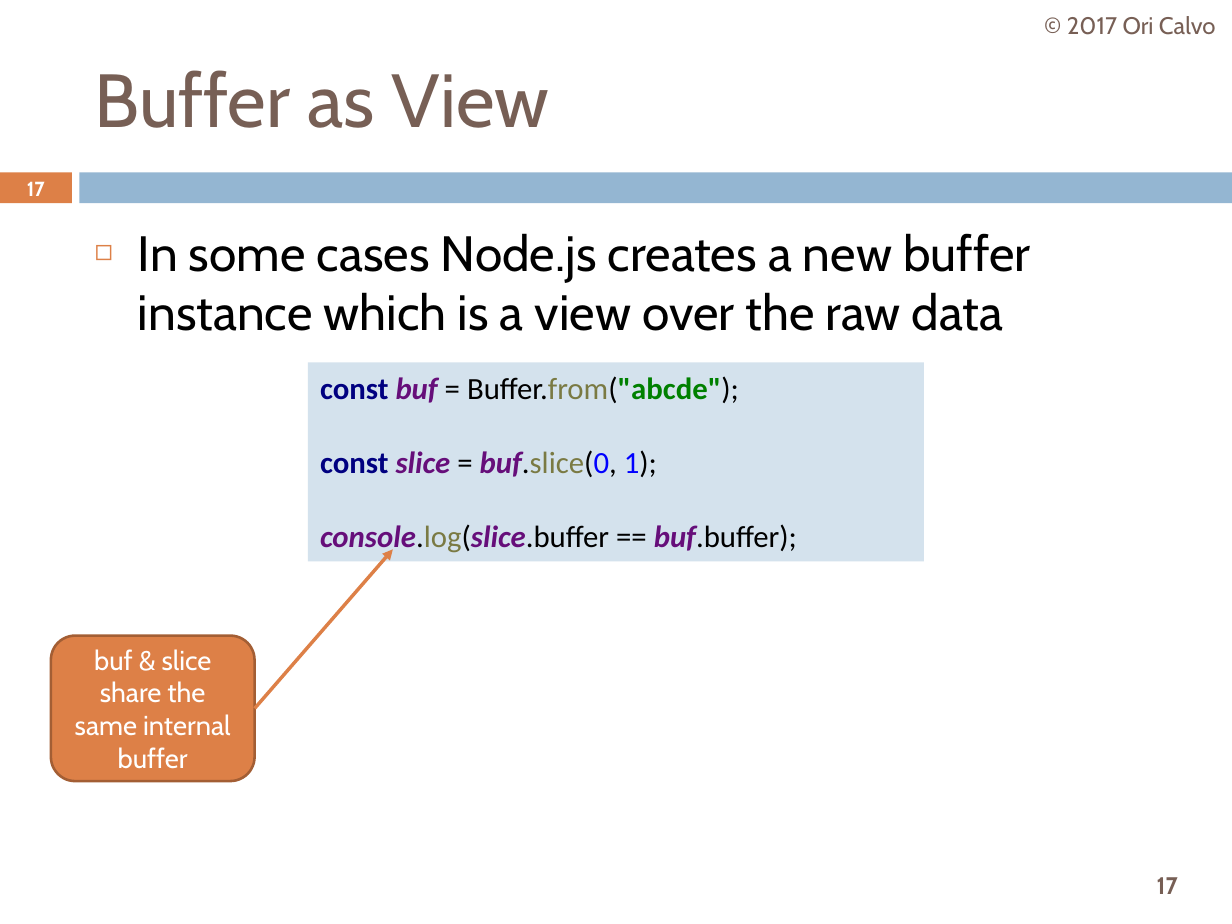
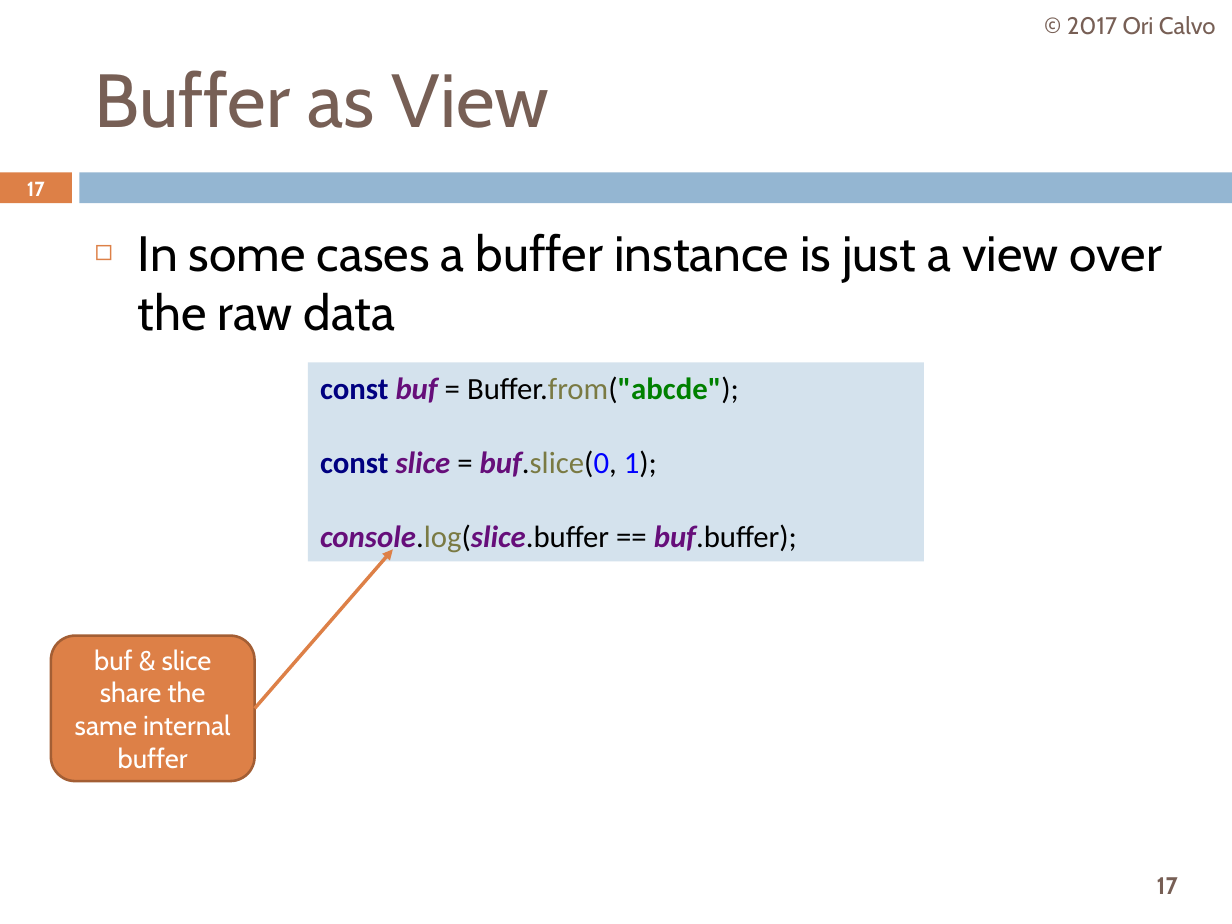
Before and after one commit to oricalvo/course-nodejs, a slide deck: slide 17 of PPTs/05 Core Modules.pptx. Drawn at 1232x924 pixels with LibreOffice and Linux fonts; fonts in the diff are those of the drawing. Boxes give left, top, right and bottom in pixels: in the first picture for what was removed or moved away, otherwise in the second. Text is boxed around its words. In the diff, an @@ line names an element or a change of style, - is before the commit and + after.

```diff
--- a/PPTs/05 Core Modules.pptx
+++ b/PPTs/05 Core Modules.pptx
@@ text at [138, 233, 1162, 331]: text changed @@
-◻ In some cases Node.js creates a new buffer instance which is a view over the raw data
+◻ In some cases a buffer instance is just a view over the raw data
```
Also in this commit, not shown: 5 other slides changed, 12 slides added, 15 other files.
